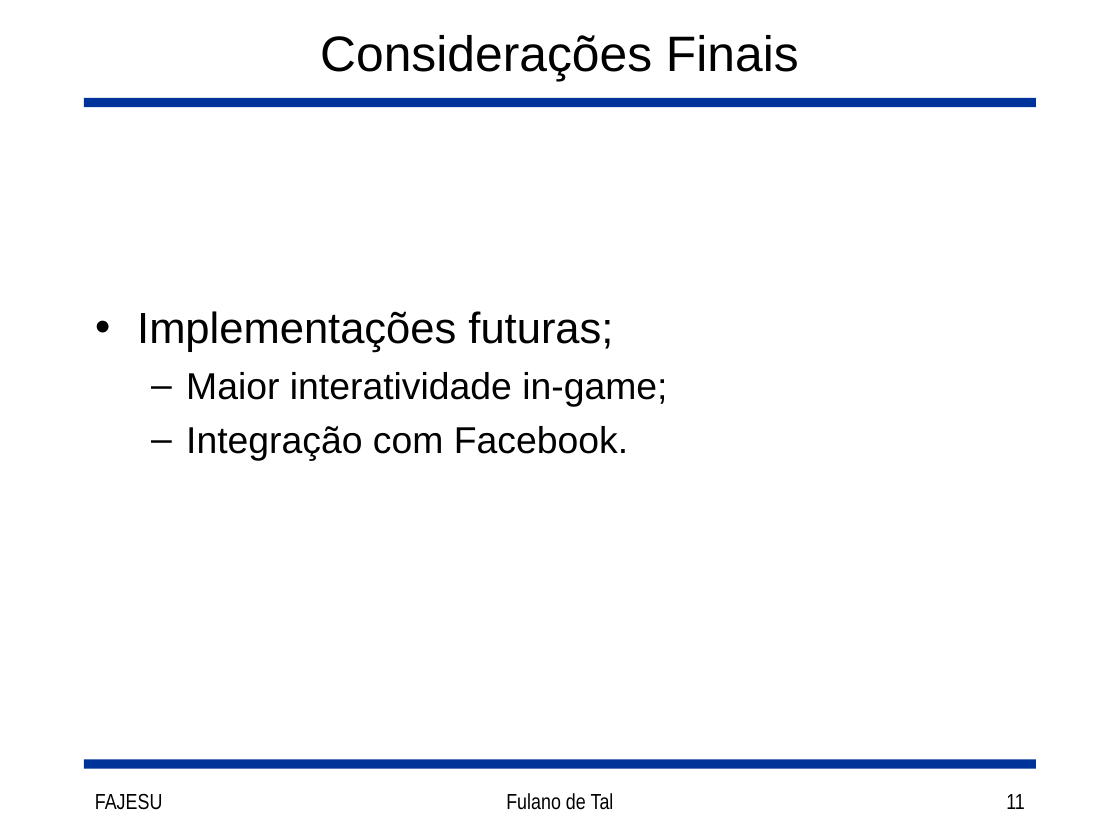
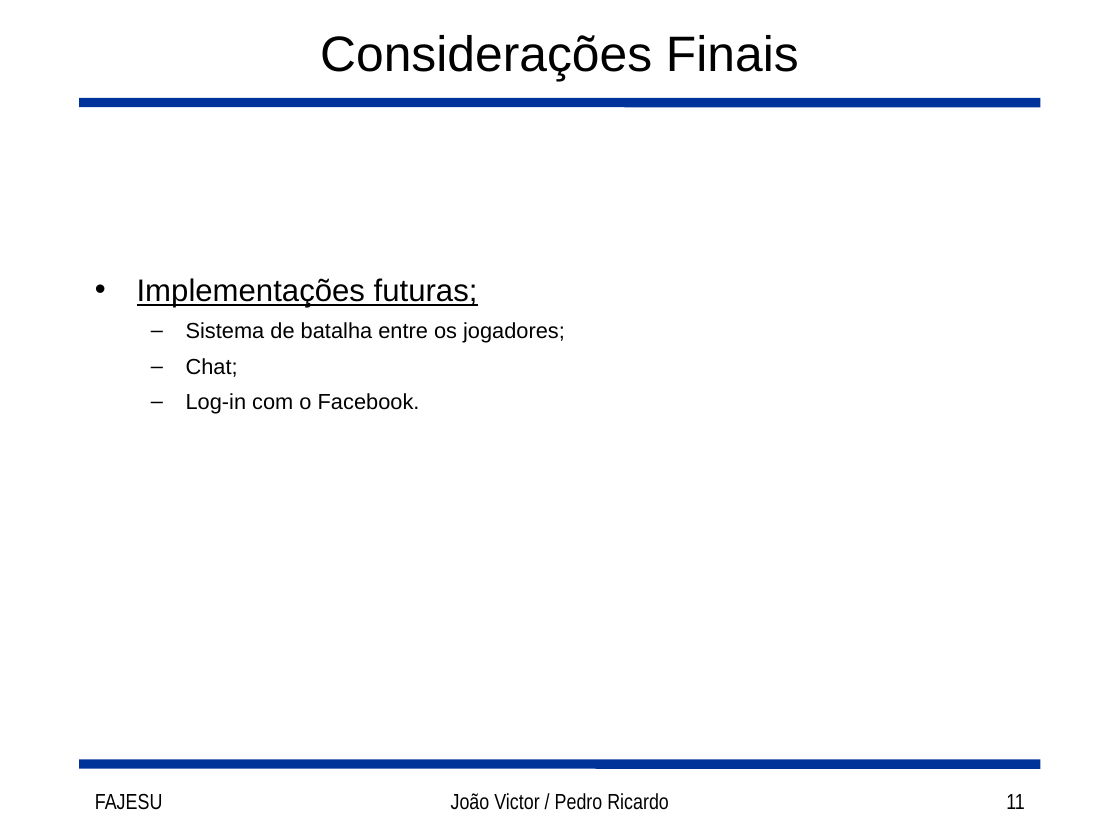
Before and after one commit to joaorocha/tcc-got-v1, a slide deck: slide 11 of docs/Slides.ppt. Drawn at 1120x840 pixels with LibreOffice and Linux fonts; fonts in the diff are those of the drawing. Boxes give left, top, right and bottom in pixels: in the first picture for what was removed or moved away, otherwise in the second. Text is boxed around its words. In the diff, an @@ line names an element or a change of style, - is before the commit and + after.

```diff
--- a/docs/Slides.ppt
+++ b/docs/Slides.ppt
@@ text at bbox=[137, 278, 478, 307]: size 28 to 20 pt, underline on in "Implementações futuras;"; indent changed @@
@@ text at bbox=[186, 322, 565, 414]: text changed; size 24 to 14 pt @@
-  – Maior interatividade in-game;
-  – Integração com Facebook.
+  – Sistema de batalha entre os jogadores;
+  – Chat;
+  – Log-in com o Facebook.
@@ text at bbox=[451, 793, 669, 810]: text changed @@
-Fulano de Tal
+João Victor / Pedro Ricardo
```
Also in this commit, not shown: 10 other slides changed, 8 other files.
